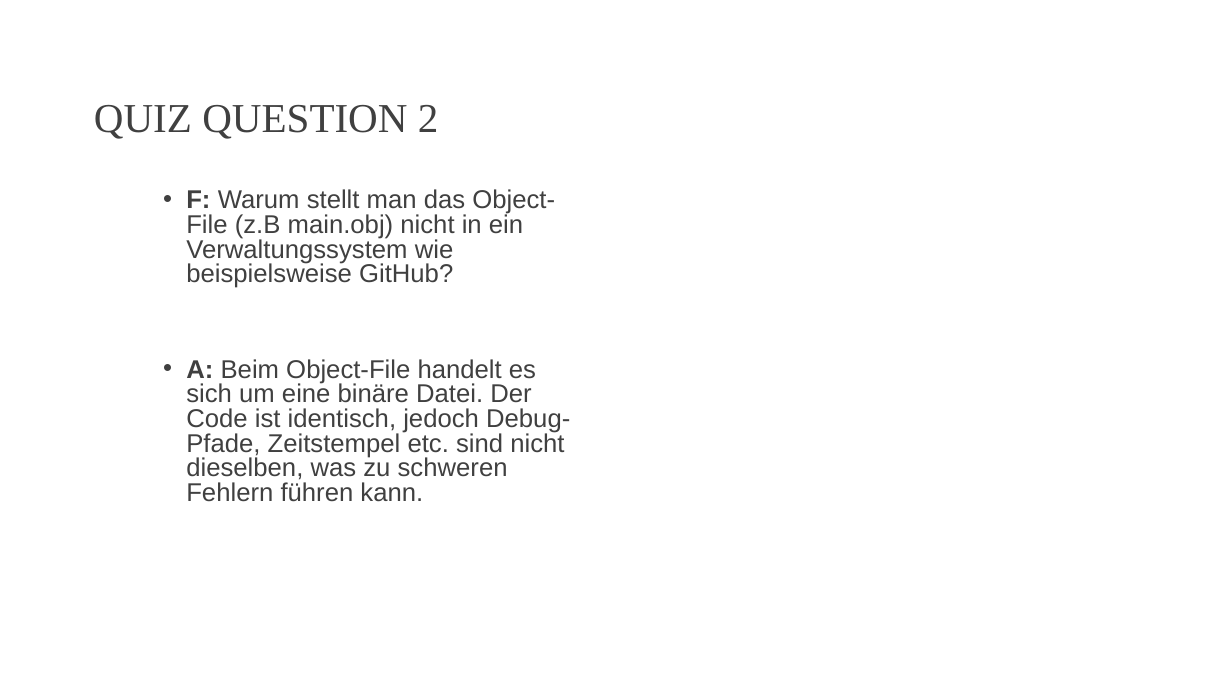
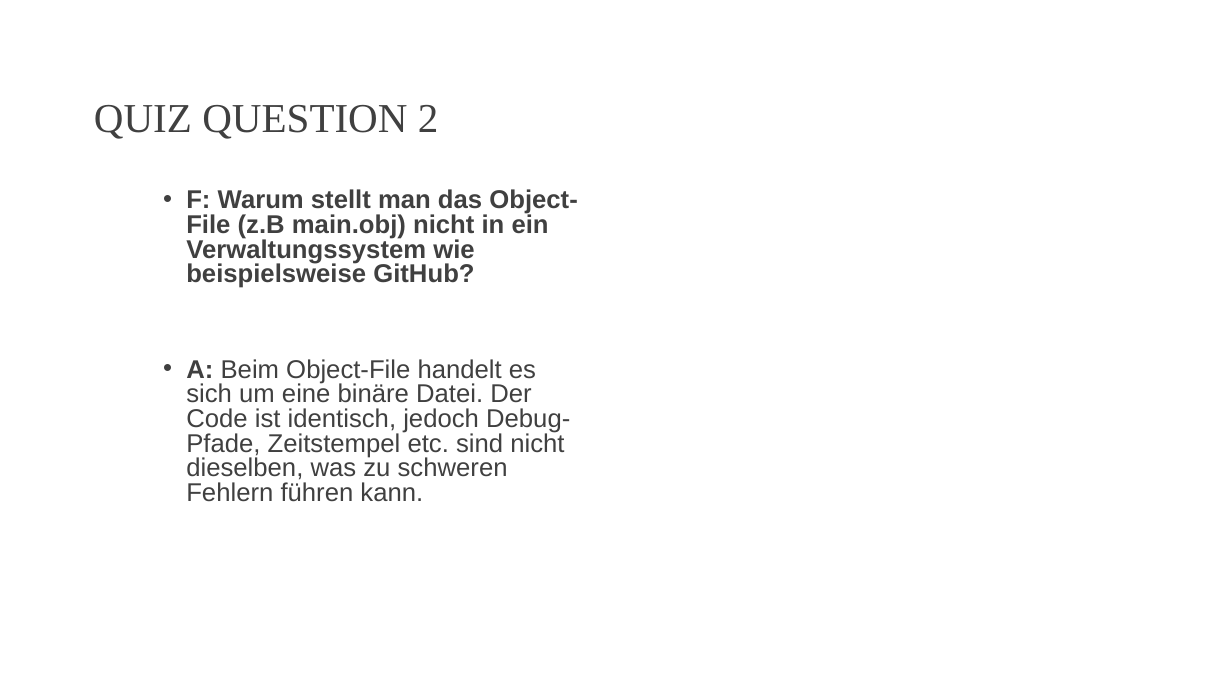
Before and after one commit to DarioStalder/INTROTeam16, a slide deck: slide 8 of projects/RECAP SW1 29.pptx. Drawn at 1232x693 pixels with LibreOffice and Linux fonts; fonts in the diff are those of the drawing; background and template pictures are left out. Boxes give left, top, right and bottom in pixels: in the first picture for what was removed or moved away, otherwise in the second. Text is boxed around its words. In the diff, an @@ line names an element or a change of style, - is before the commit and + after.

```diff
--- a/projects/RECAP SW1 29.pptx
+++ b/projects/RECAP SW1 29.pptx
@@ text at [186,189,577,288]: bold on in "Warum stellt man das Object-File (z.B main.obj) ..." @@
```
Also in this commit, not shown: 1 other slide changed, 3 slides added, 3 slides removed.
